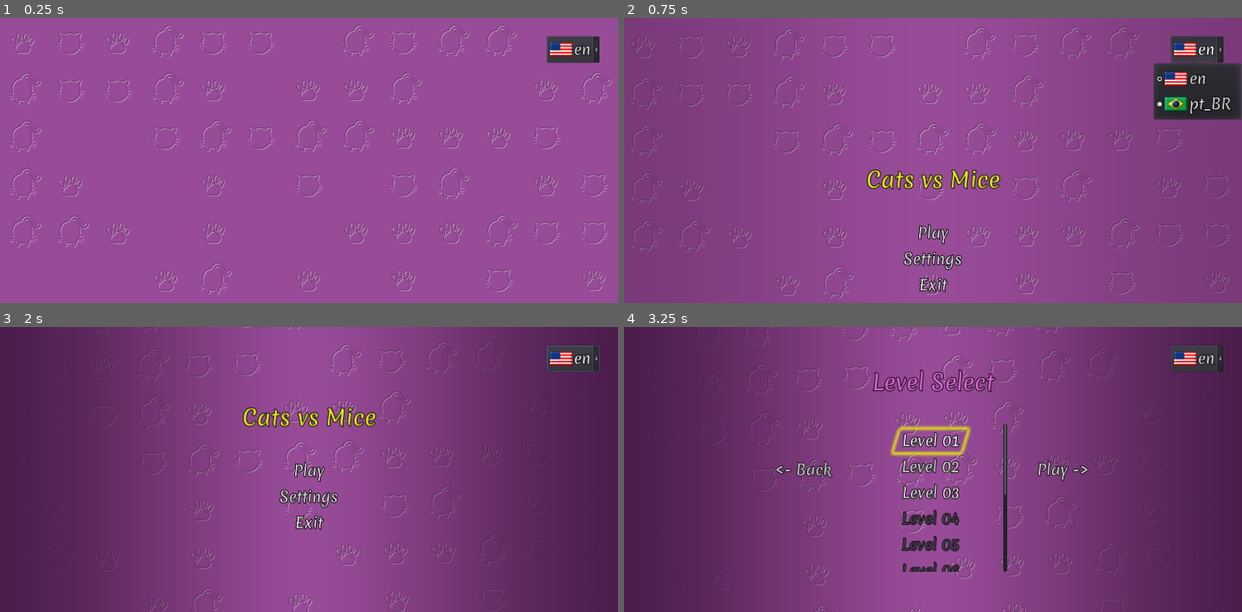
Above: before the commit, frames 1-4 (two rows, left to right).
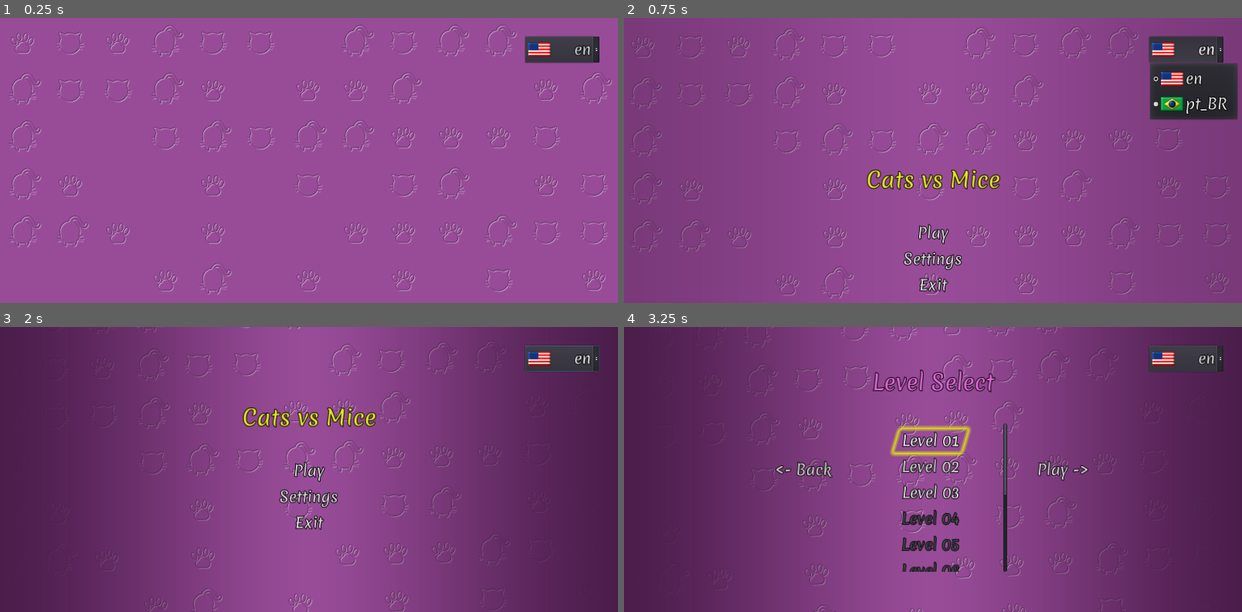
Above: after the commit, the same moments.

Repository: vibrunazo/godot-cats
Game: Godot game, scene res://scenes/maps/MainScene.tscn
Same seed, same stepped clock (60 frames per second), same inputs: the game is played once before the commit and once after it. Sound files missing from this copy of the repository are replaced by a short silence.
Inputs:
- Up to frame 1 (0.25 s): no input
- Up to frame 2 (0.75 s): click "en" at 0.5 s
- Up to frame 3 (2 s): click "Play" at 1.25 s
- Up to frame 4 (3.25 s): click "Play" at 2 s; click "Level 01" at 2.75 s

The runs differ from the first frame. In frame 1, 0.6% of the frame differs, in the area x 84-97%, y 6-16%; in frame 2, 1.4%, in the area x 84-100%, y 6-36%; in frame 3, 0.6%; in frame 4, 0.6%.

Commit message:
changes action mode of language switch depending if playing on mobile or desktop

Diff:
--- a/scenes/MainScene.gd
+++ b/scenes/MainScene.gd
@@ -21,6 +21,9 @@
 		b.connect("focus_entered", self, "level_pressed", [b.get_name()])
 
 func update_lang_from_locale():
+	if !OS.has_touchscreen_ui_hint():
+		# no touch, I'm on PC
+		el_lang.action_mode = 1
 	if TranslationServer.get_locale() == 'en':
 		el_lang.select(0)
 	else:
--- a/scenes/maps/MainScene.tscn
+++ b/scenes/maps/MainScene.tscn
@@ -672,11 +672,10 @@
 [node name="LangOption" type="OptionButton" parent="CanvasLayer/MarginContainer"]
 unique_name_in_owner = true
 margin_top = 50.0
-margin_right = 142.0
+margin_right = 200.0
 margin_bottom = 120.0
-rect_min_size = Vector2( 120, 0 )
+rect_min_size = Vector2( 200, 0 )
 focus_neighbour_bottom = NodePath("../../MainMenu/HBoxContainer/ResumeButton")
-action_mode = 1
 text = "en"
 icon = ExtResource( 8 )
 align = 2
